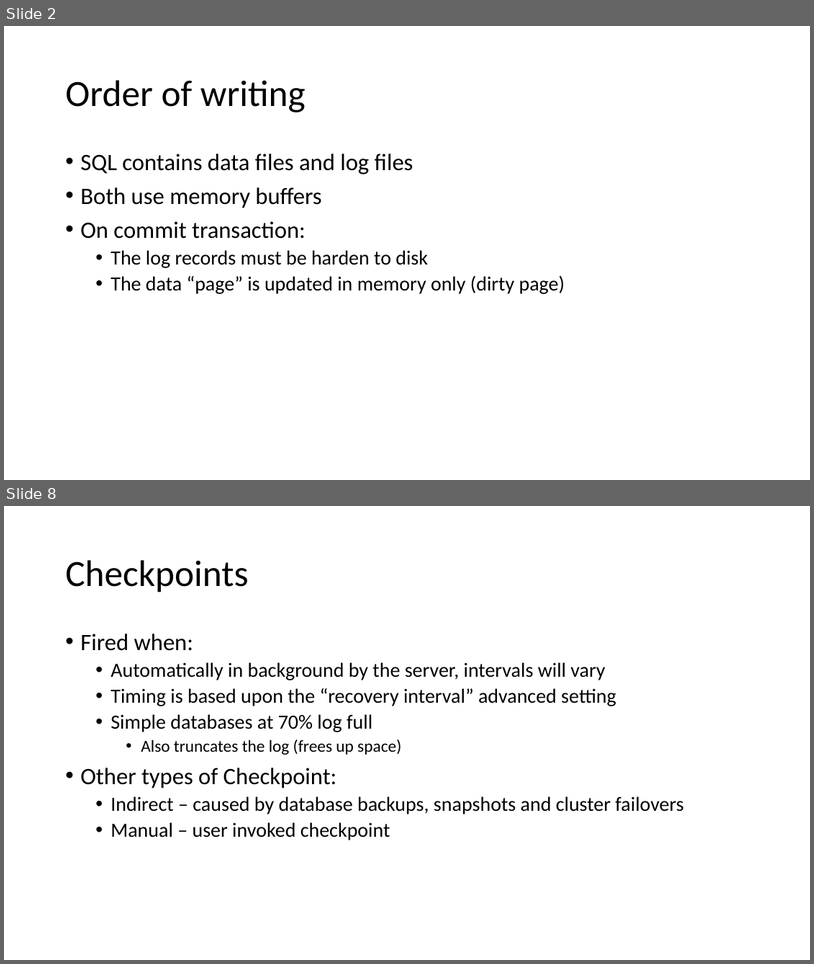
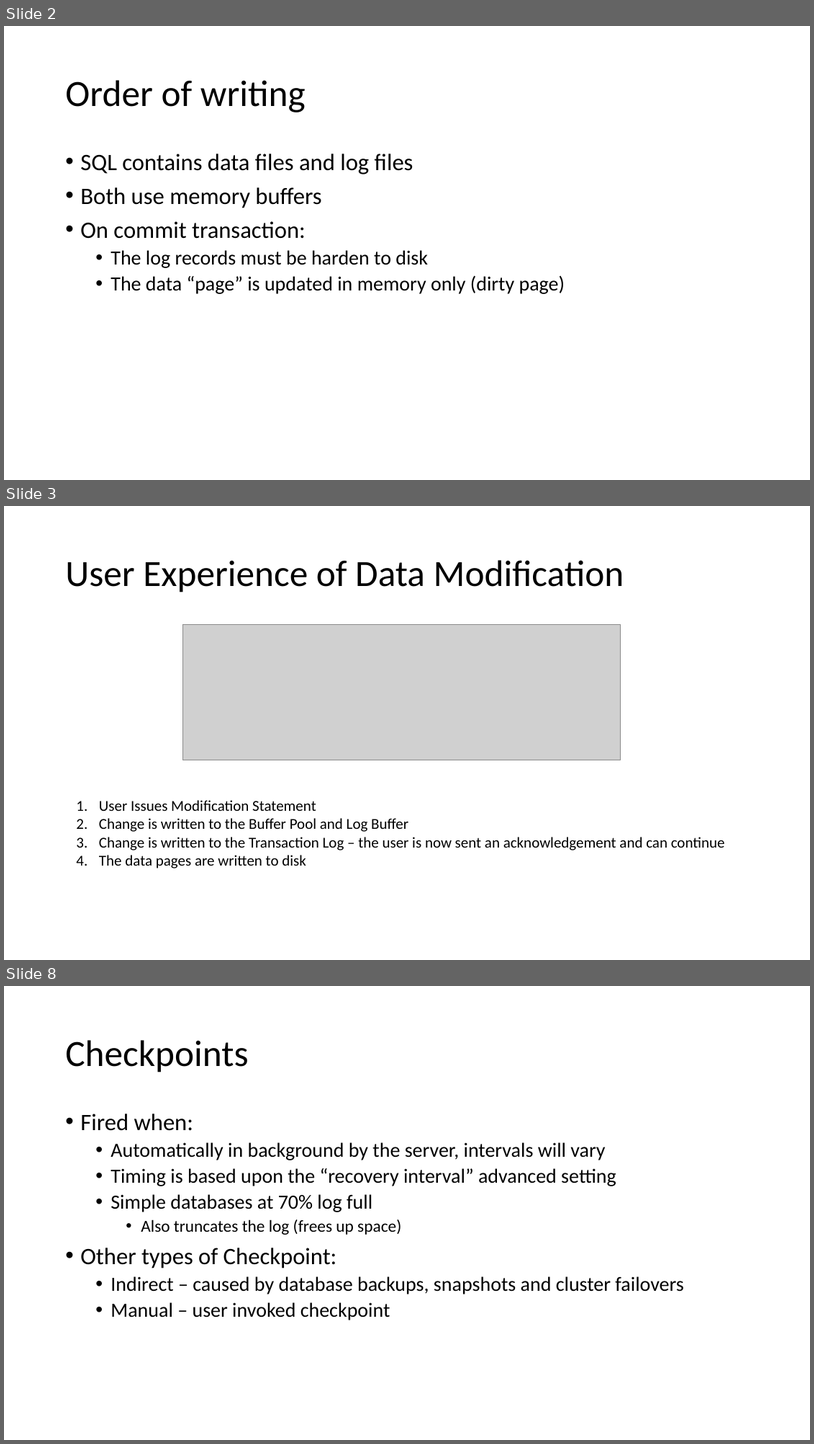
Before and after one commit to sabinio/SQLTraining, a slide deck: Slides/1. Logging.pptx. Shown one above the other, each under a label of ours: slides 2 and 8 before the commit, slides 2, 3 and 8 after it; the slides between them are not shown. The pictures are 814x964 and 814x1444 pixels, drawn with LibreOffice and Linux fonts; fonts in the diff are those of the drawing; grey boxes stand for pictures. Boxes give left, top, right and bottom in pixels: in the first picture for what was removed or moved away, otherwise in the second. Text is boxed around its words. In the diff, an @@ line names an element or a change of style, - is before the commit and + after.

```diff
--- a/Slides/1. Logging.pptx
+++ b/Slides/1. Logging.pptx
@@ slide 3 added at <box>4,506,810,960</box>, background #FFFFFF @@
@@ title added at <box>65,560,625,592</box>, 44 pt, text #000000 @@
+User Experience of Data Modification
@@ picture added at <box>183,624,620,759</box> @@
@@ text added at <box>99,800,725,868</box>, 18 pt, text #000000 @@
+1. User Issues Modification Statement
+2. Change is written to the Buffer Pool and Log Buffer
+3. Change is written to the Transaction Log – the user is now sent an acknowledgement and can continue
+4. The data pages are written to disk
```
Also in this commit, not shown: 6 slides changed, 3 other slides added, 1 slide removed.
